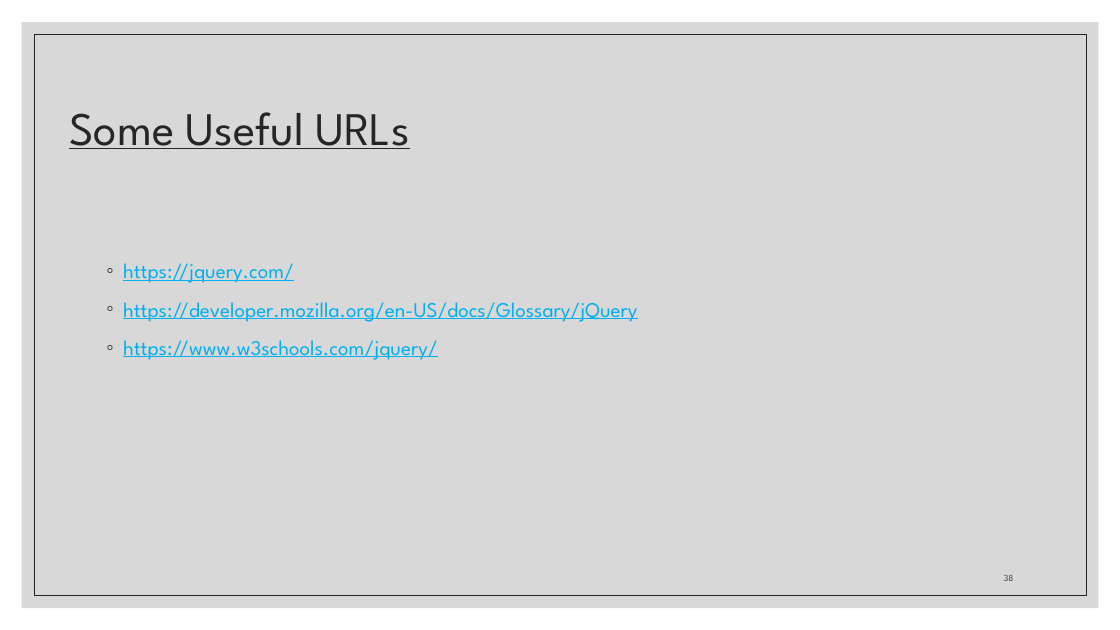
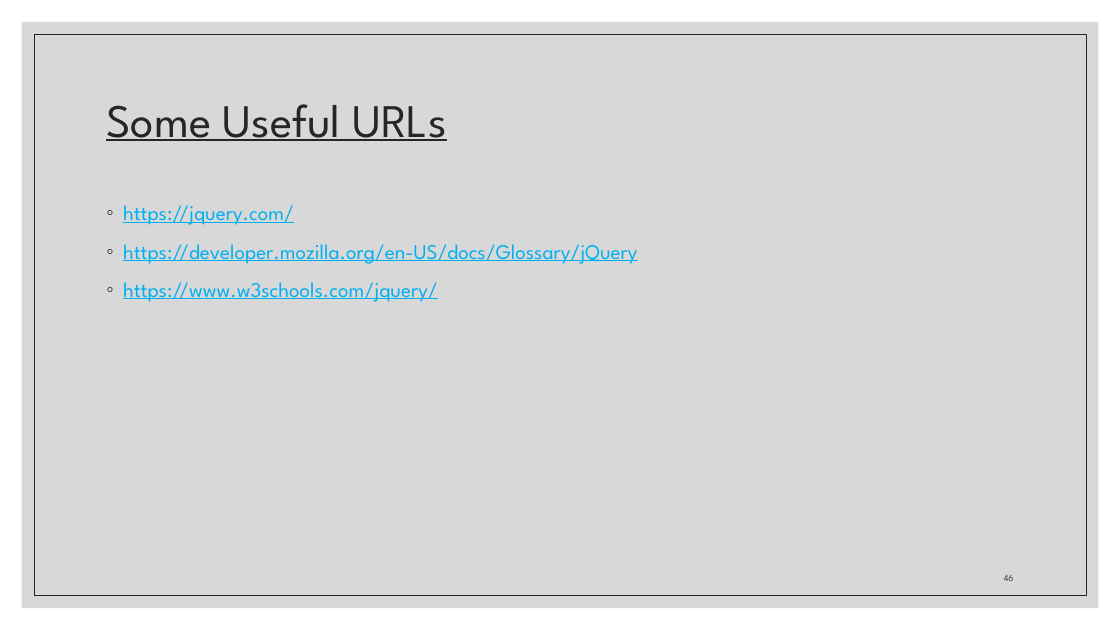
Before and after one commit to zackstotts/base-node-curriculum, a slide deck: slide 46 of unit_00/html_review/05 jQuery.pptx (slide 38 before the commit). Drawn at 1120x630 pixels with LibreOffice and Linux fonts; fonts in the diff are those of the drawing. Boxes give left, top, right and bottom in pixels: in the first picture for what was removed or moved away, otherwise in the second. Text is boxed around its words. In the diff, an @@ line names an element or a change of style, - is before the commit and + after.

Commit message:
working on jquery slides

```diff
--- a/unit_00/html_review/05 jQuery.pptx
+++ b/unit_00/html_review/05 jQuery.pptx
@@ title "Some Useful URLs": place and size @@
-title "Some Useful URLs" at [69,112,409,149]
+title "Some Useful URLs" at [106,104,446,141]
@@ text "https://jquery.com/": place and size @@
-text "https://jquery.com/" at [123,263,637,360]
+text "https://jquery.com/" at [123,205,637,302]
@@ page number at [1004,575,1014,581]: text changed @@
-38
+46
```
Also in this commit, not shown: 34 other slides changed, 10 slides added, 2 slides removed.
